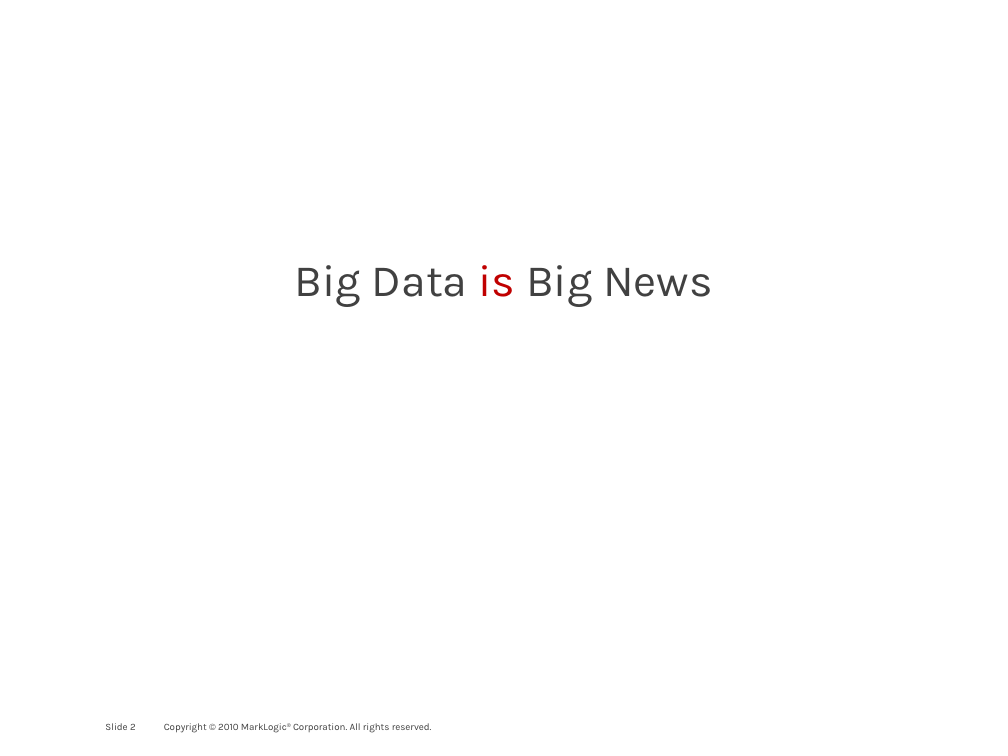
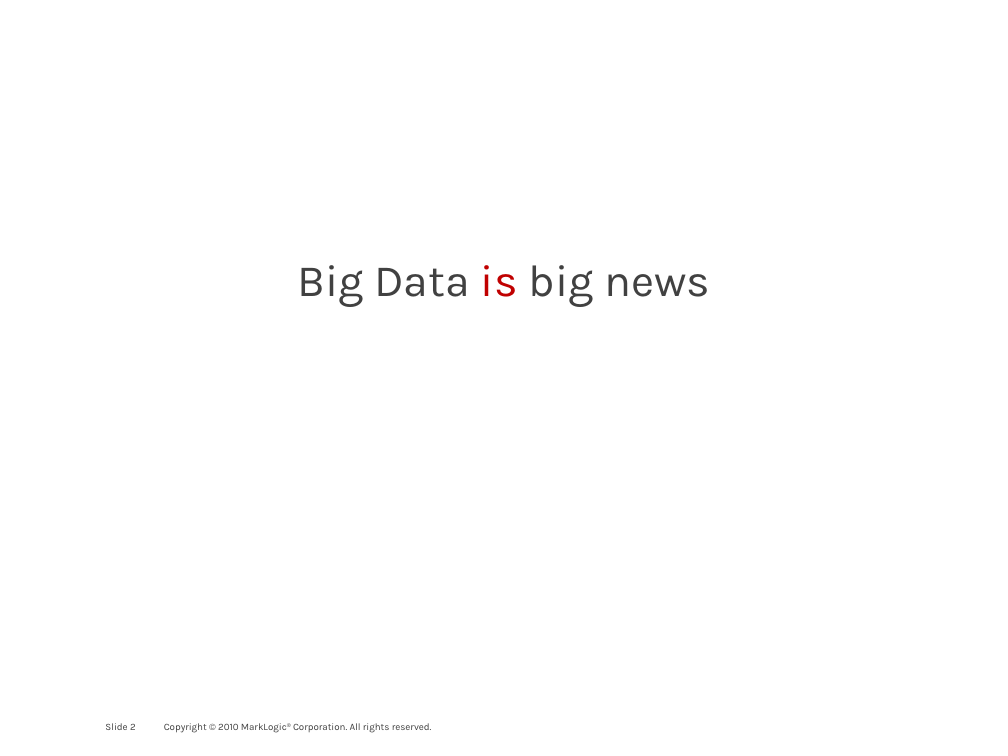
Before and after one commit to philipfennell/grasp, a slide deck: slide 2 of docs/marklogic_and_the_linked-data_connection.pptx. Drawn at 1008x756 pixels with LibreOffice and Linux fonts; fonts in the diff are those of the drawing; background and template pictures are left out. Boxes give left, top, right and bottom in pixels: in the first picture for what was removed or moved away, otherwise in the second. Text is boxed around its words. In the diff, an @@ line names an element or a change of style, - is before the commit and + after.

```diff
--- a/docs/marklogic_and_the_linked-data_connection.pptx
+++ b/docs/marklogic_and_the_linked-data_connection.pptx
@@ text at [297,265,710,307]: text changed @@
-Big Data is Big News
+Big Data is big news
```
Also in this commit, not shown: 5 other slides changed, 1 slide removed, 2 other files.
